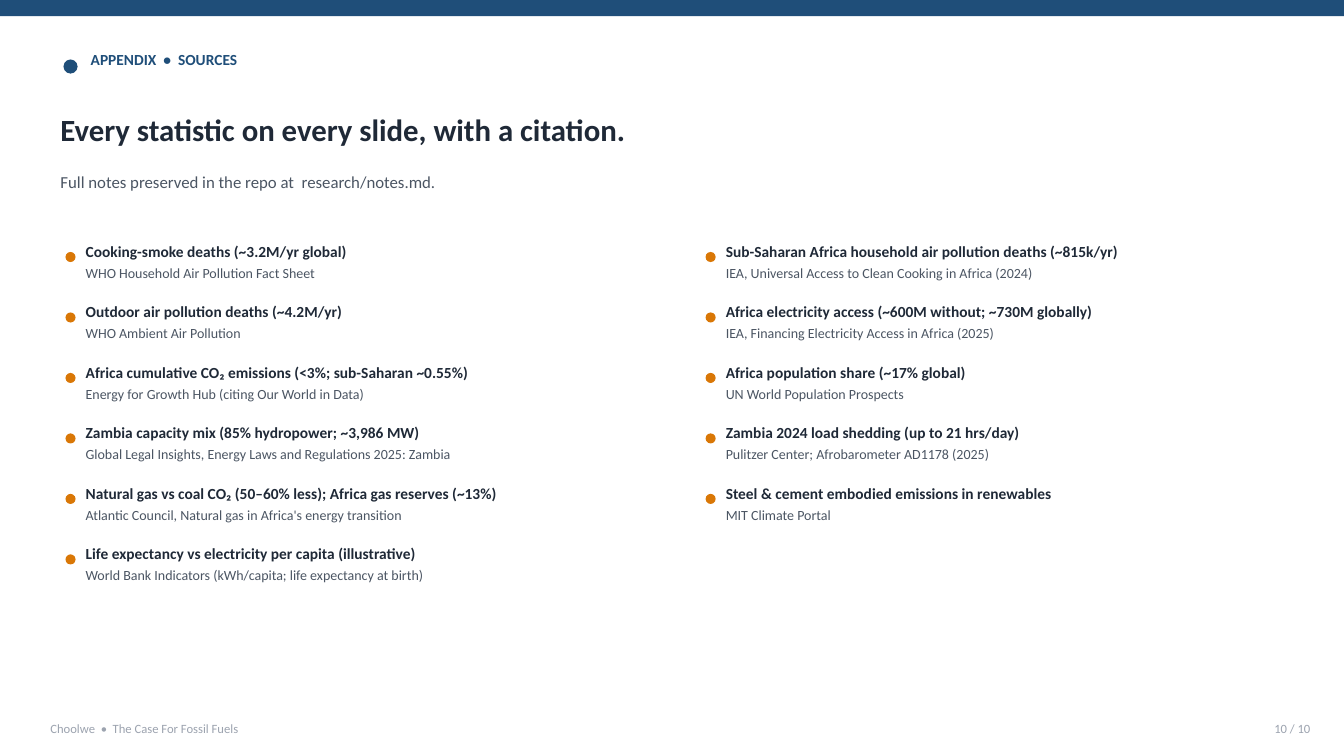
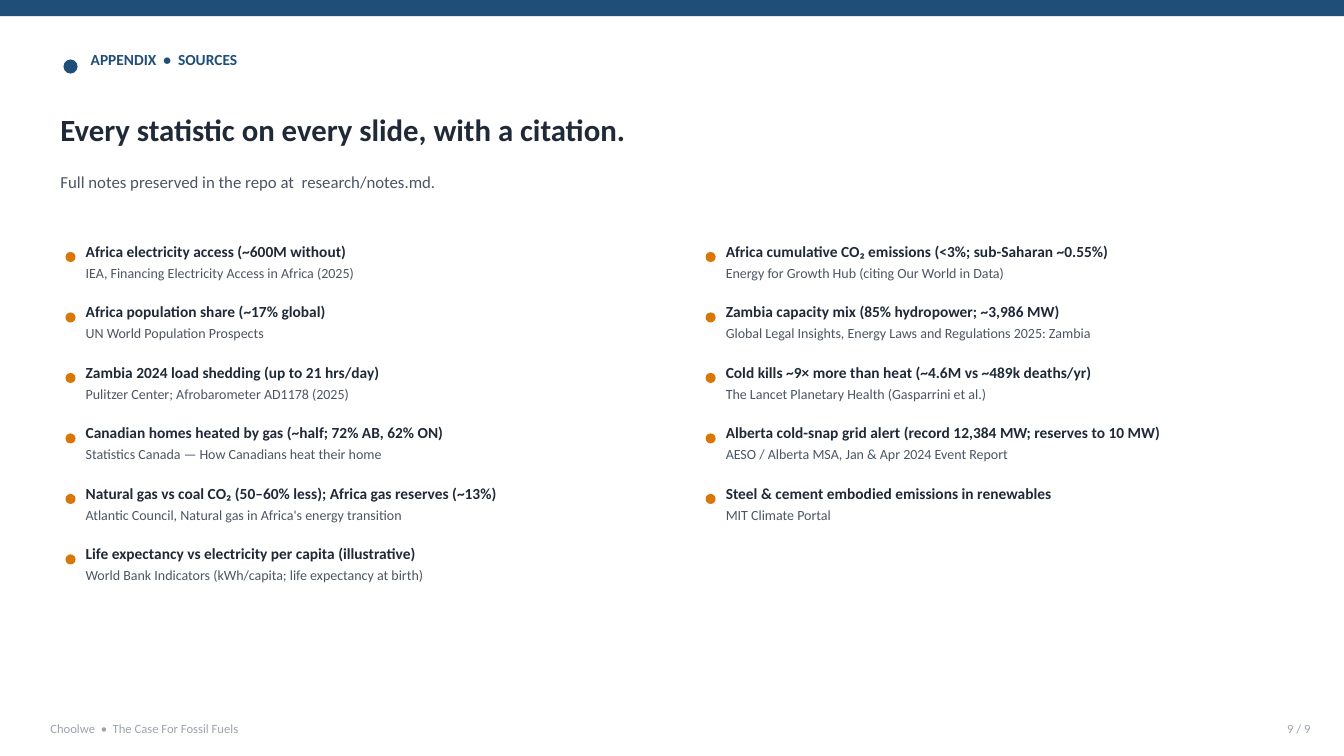
Before and after one commit to ccheelo-cmd/Fossil-fuels, a slide deck: slide 9 of case-for-fossil-fuels.pptx (slide 10 before the commit). Drawn at 1344x756 pixels with LibreOffice and Linux fonts; fonts in the diff are those of the drawing. Boxes give left, top, right and bottom in pixels: in the first picture for what was removed or moved away, otherwise in the second. Text is boxed around its words. In the diff, an @@ line names an element or a change of style, - is before the commit and + after.

```diff
--- a/case-for-fossil-fuels.pptx
+++ b/case-for-fossil-fuels.pptx
@@ text at [86, 245, 346, 260]: text changed @@
-Cooking-smoke deaths (~3.2M/yr global)
+Africa electricity access (~600M without)
@@ text at [86, 268, 354, 281]: text changed @@
-WHO Household Air Pollution Fact Sheet
+IEA, Financing Electricity Access in Africa (2025)
@@ text at [726, 245, 1108, 259]: text changed @@
-Sub-Saharan Africa household air pollution deaths (~815k/yr)
+Africa cumulative CO₂ emissions (<3%; sub-Saharan ~0.55%)
@@ text at [726, 268, 1004, 281]: text changed @@
-IEA, Universal Access to Clean Cooking in Africa (2024)
+Energy for Growth Hub (citing Our World in Data)
@@ text at [86, 305, 326, 320]: text changed @@
-Outdoor air pollution deaths (~4.2M/yr)
+Africa population share (~17% global)
@@ text at [86, 328, 264, 341]: text changed @@
-WHO Ambient Air Pollution
+UN World Population Prospects
@@ text at [726, 305, 1059, 320]: text changed @@
-Africa electricity access (~600M without; ~730M globally)
+Zambia capacity mix (85% hydropower; ~3,986 MW)
@@ text at [726, 328, 1091, 341]: text changed @@
-IEA, Financing Electricity Access in Africa (2025)
+Global Legal Insights, Energy Laws and Regulations 2025: Zambia
@@ text at [86, 367, 379, 381]: text changed @@
-Africa cumulative CO₂ emissions (<3%; sub-Saharan ~0.55%)
+Zambia 2024 load shedding (up to 21 hrs/day)
@@ text at [86, 389, 349, 401]: text changed @@
-Energy for Growth Hub (citing Our World in Data)
+Pulitzer Center; Afrobarometer AD1178 (2025)
@@ text at [726, 366, 1092, 381]: text changed @@
-Africa population share (~17% global)
+Cold kills ~9× more than heat (~4.6M vs ~489k deaths/yr)
@@ text at [726, 389, 986, 402]: text changed @@
-UN World Population Prospects
+The Lancet Planetary Health (Gasparrini et al.)
@@ text at [86, 426, 443, 441]: text changed @@
-Zambia capacity mix (85% hydropower; ~3,986 MW)
+Canadian homes heated by gas (~half; 72% AB, 62% ON)
@@ text at [86, 449, 382, 459]: text changed @@
-Global Legal Insights, Energy Laws and Regulations 2025: Zambia
+Statistics Canada — How Canadians heat their home
@@ text at [726, 426, 1160, 441]: text changed @@
-Zambia 2024 load shedding (up to 21 hrs/day)
+Alberta cold-snap grid alert (record 12,384 MW; reserves to 10 MW)
@@ text at [726, 449, 1007, 462]: text changed @@
-Pulitzer Center; Afrobarometer AD1178 (2025)
+AESO / Alberta MSA, Jan & Apr 2024 Event Report
@@ text at [1287, 725, 1310, 733]: text changed @@
-10 / 10
+9 / 9
```
Also in this commit, not shown: 7 other slides changed, 1 slide added, 2 slides removed, 12 other files.
